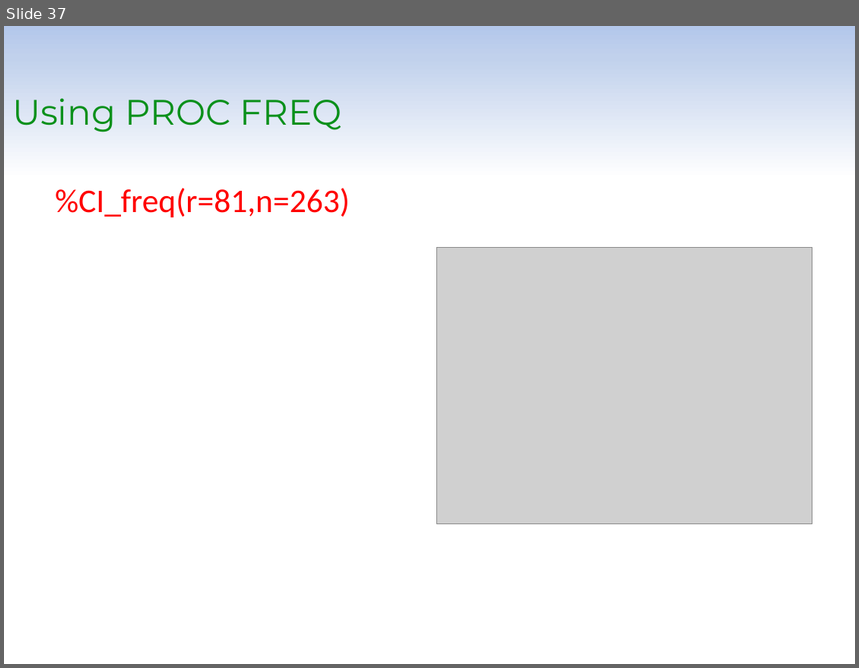
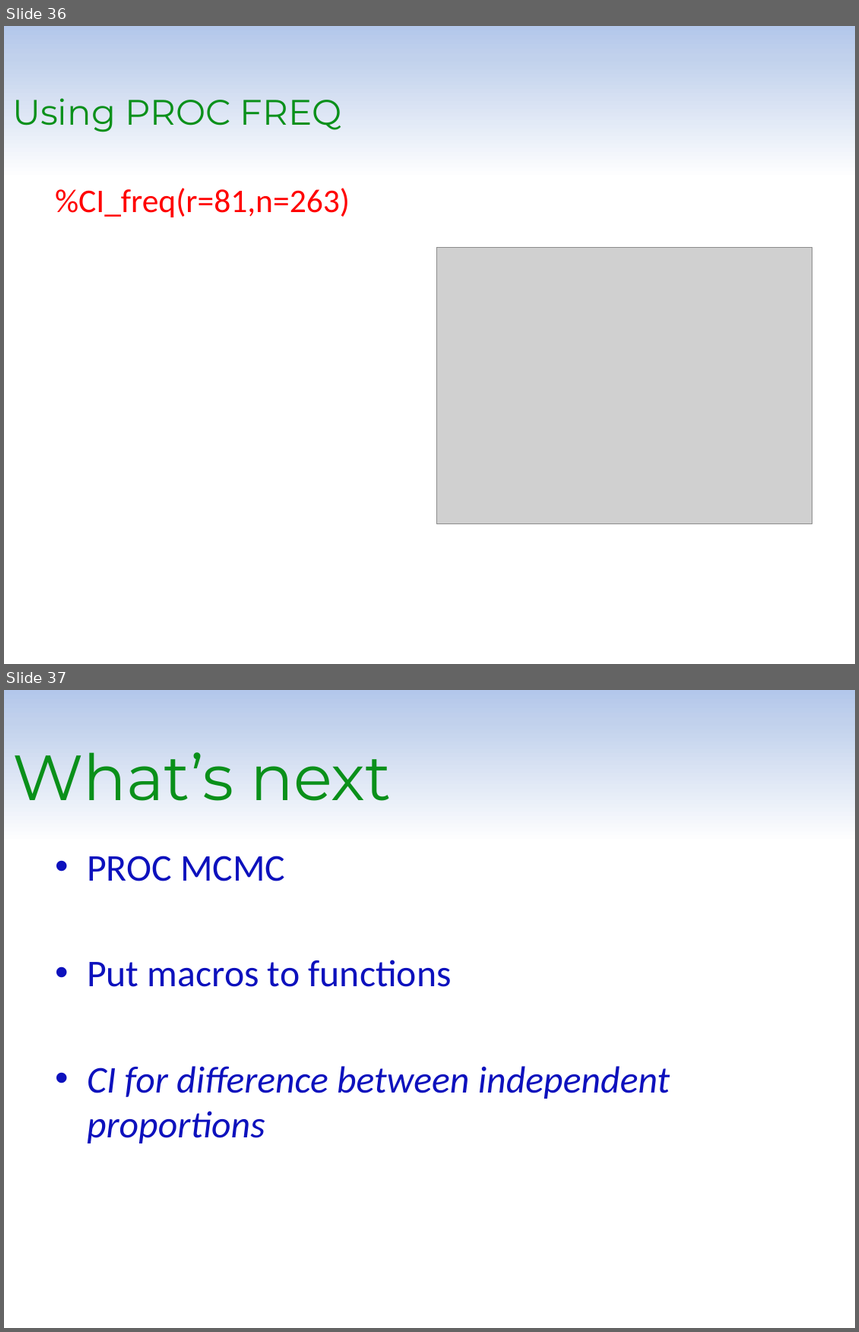
Before and after one commit to Jiangtang/SESUG, a slide deck: 2015/SD103.pptx. Shown one above the other, each under a label of ours: slide 37 before the commit, slides 36 and 37 after it. The pictures are 859x668 and 859x1332 pixels, drawn with LibreOffice and Linux fonts; fonts in the diff are those of the drawing; grey boxes stand for pictures; background and template pictures are left out. Boxes give left, top, right and bottom in pixels: in the first picture for what was removed or moved away, otherwise in the second. Text is boxed around its words. In the diff, an @@ line names an element or a change of style, - is before the commit and + after.

```diff
--- a/2015/SD103.pptx
+++ b/2015/SD103.pptx
@@ slide 37 added at (x1=4, y1=690, x2=855, y2=1328), background gradient #B3C7EB to #C2D1ED to #FFFFFF @@
@@ title added at (x1=12, y1=752, x2=392, y2=801), 54 pt, text #0A901A @@
+What’s next
@@ text added at (x1=87, y1=856, x2=670, y2=1144), 32 pt, text #0D11BD, italic @@
+• PROC MCMC
+• Put macros to functions
+• CI for difference between independent proportions
@@ what was slide 37 is now slide 36 @@
```
Also in this commit, not shown: 7 slides changed, 1 slide removed.
